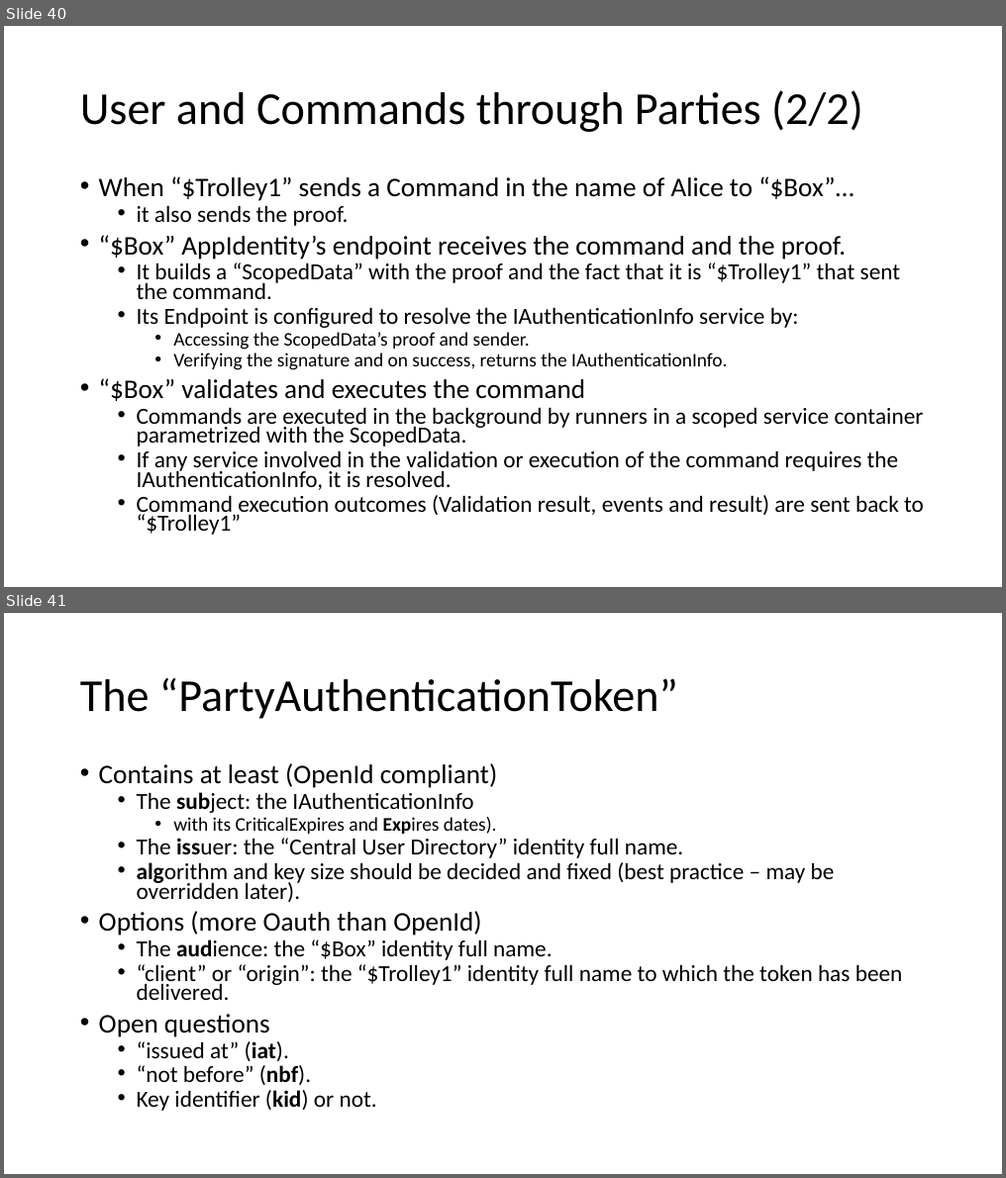
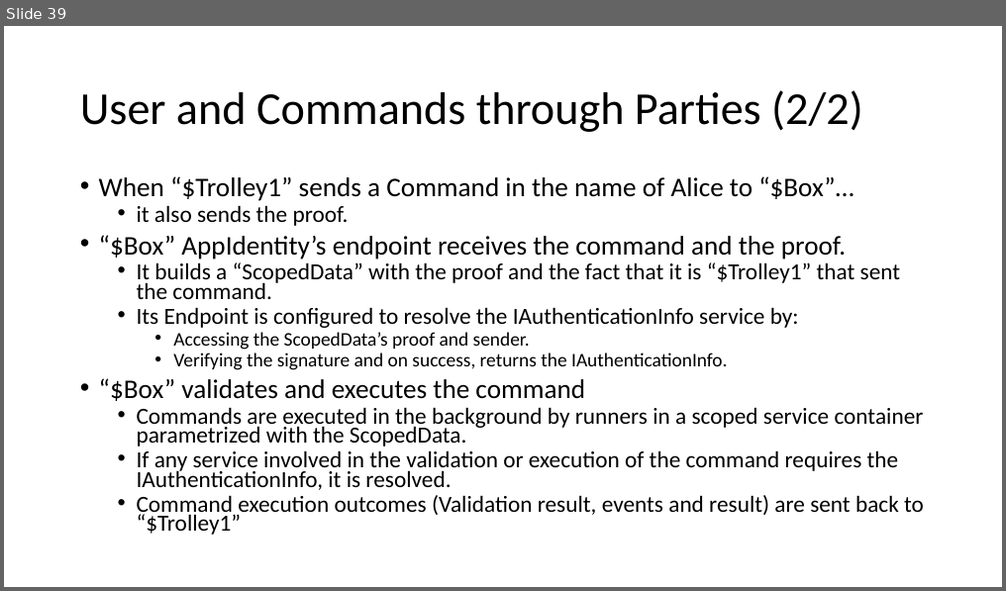
Before and after one commit to signature-opensource/CK-AppIdentity-Transport, a slide deck: Doc/CK-AppIdentity.pptx. Shown one above the other, each under a label of ours: slides 40 and 41 before the commit, slide 39 after it. The pictures are 1006x1178 and 1006x591 pixels, drawn with LibreOffice and Linux fonts; fonts in the diff are those of the drawing. Boxes give left, top, right and bottom in pixels: in the first picture for what was removed or moved away, otherwise in the second. Text is boxed around its words. In the diff, an @@ line names an element or a change of style, - is before the commit and + after.

```diff
--- a/Doc/CK-AppIdentity.pptx
+++ b/Doc/CK-AppIdentity.pptx
@@ slide 41 removed at [4, 613, 1002, 1174], background #FFFFFF @@
@@ title removed at [80, 678, 678, 719] @@
-The “PartyAuthenticationToken”
@@ text removed at [99, 763, 903, 1111] @@
-• Contains at least (OpenId compliant)
-  • The subject: the IAuthenticationInfo
-    • with its CriticalExpires and Expires dates).
-  • The issuer: the “Central User Directory” identity full name.
-  • algorithm and key size should be decided and fixed (best practice – may be overridden later).
-• Options (more Oauth than OpenId)
-  • The audience: the “$Box” identity full name.
-  • “client” or “origin”: the “$Trolley1” identity full name to which the token has been delivered.
-• Open questions
-  • “issued at” (iat).
-  • “not before” (nbf).
-  • Key identifier (kid) or not.
@@ what was slide 40 is now slide 39 @@
```
Also in this commit, not shown: 11 slides changed, 2 slides added, 8 other slides removed, 20 other files.
